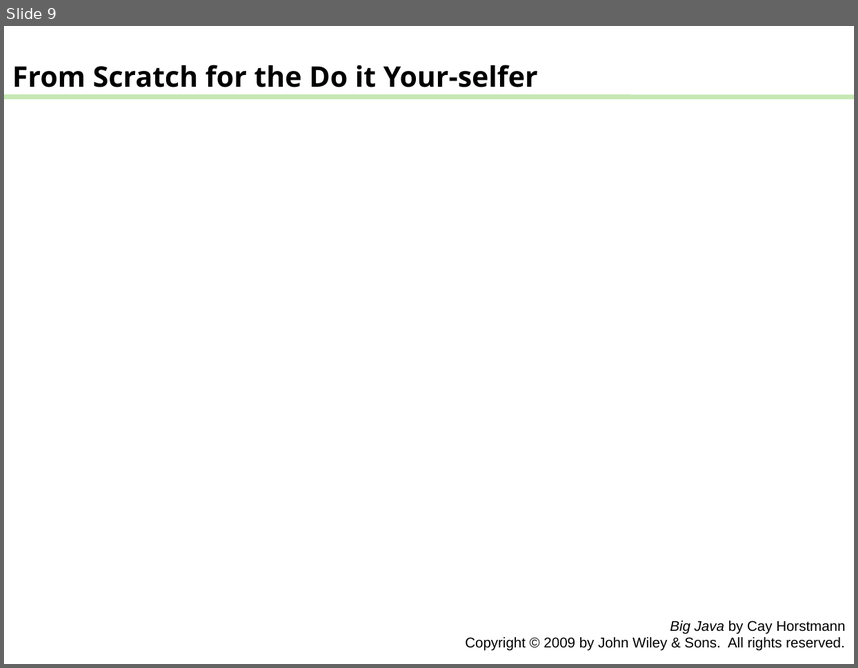
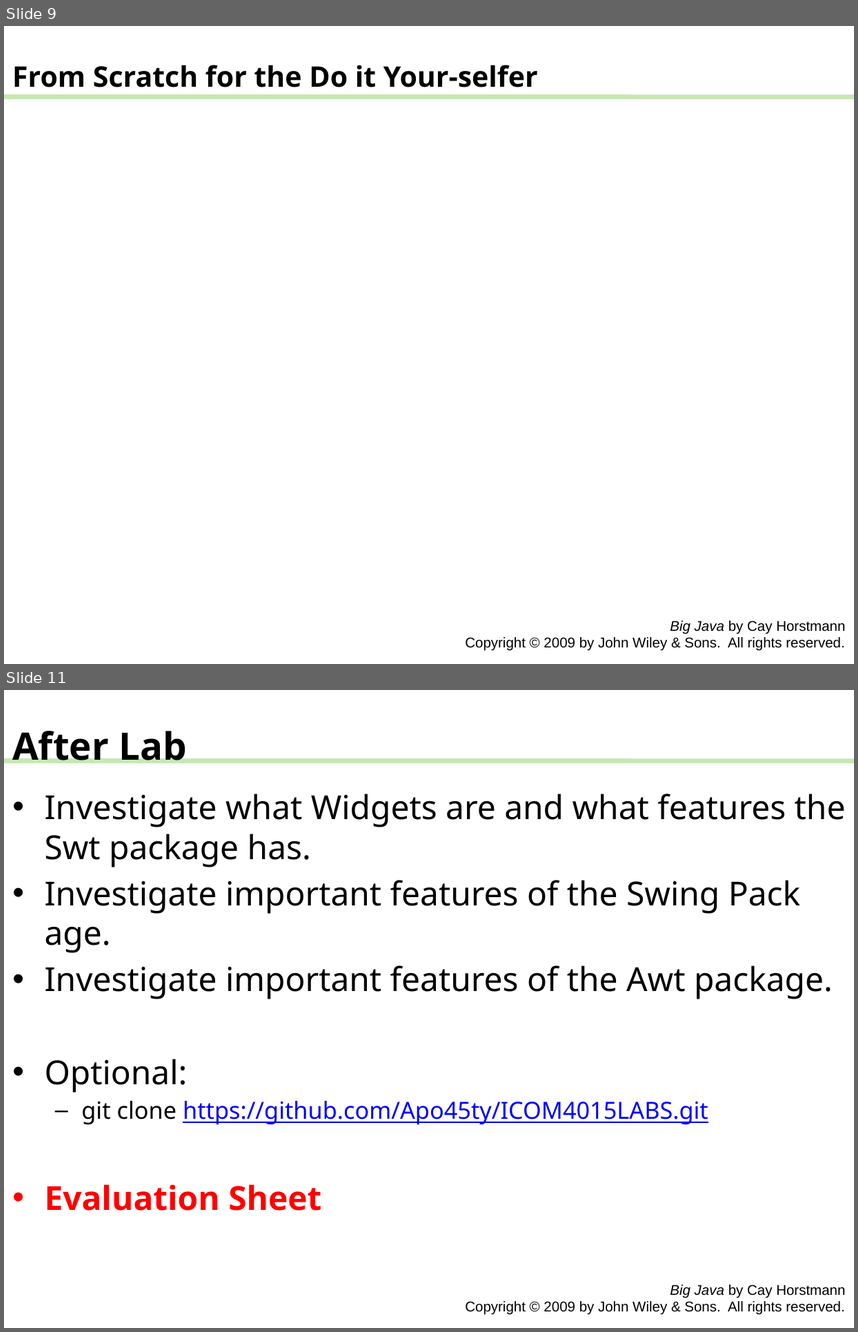
Before and after one commit to Apo45ty/ICOM4015LABS, a slide deck: Laboratory_01/presentation.pptx. Shown one above the other, each under a label of ours: slide 9 before the commit, slides 9 and 11 after it; the slides between them are not shown. The pictures are 858x668 and 858x1332 pixels, drawn with LibreOffice and Linux fonts; fonts in the diff are those of the drawing. Boxes give left, top, right and bottom in pixels: in the first picture for what was removed or moved away, otherwise in the second. Text is boxed around its words. In the diff, an @@ line names an element or a change of style, - is before the commit and + after.

```diff
--- a/Laboratory_01/presentation.pptx
+++ b/Laboratory_01/presentation.pptx
@@ slide 11 added at (4,690,854,1328), background #FFFFFF; not listed: 2 template elements that a slide beside it also shows @@
@@ text added at (12,731,187,763), 32 pt, text #000000, bold @@
+After Lab
@@ text added at (45,793,846,1210), 28 pt, text #000000 @@
+• Investigate what Widgets are and what features the Swt package has.
+• Investigate important features of the Swing Pack age.
+• Investigate important features of the Awt package.
+• Optional:
+  – git clone https://github.com/Apo45ty/ICOM4015LABS.git
+• Evaluation Sheet
```
Also in this commit, not shown: 1 slide changed, 4 other slides added, 4 slides removed.
